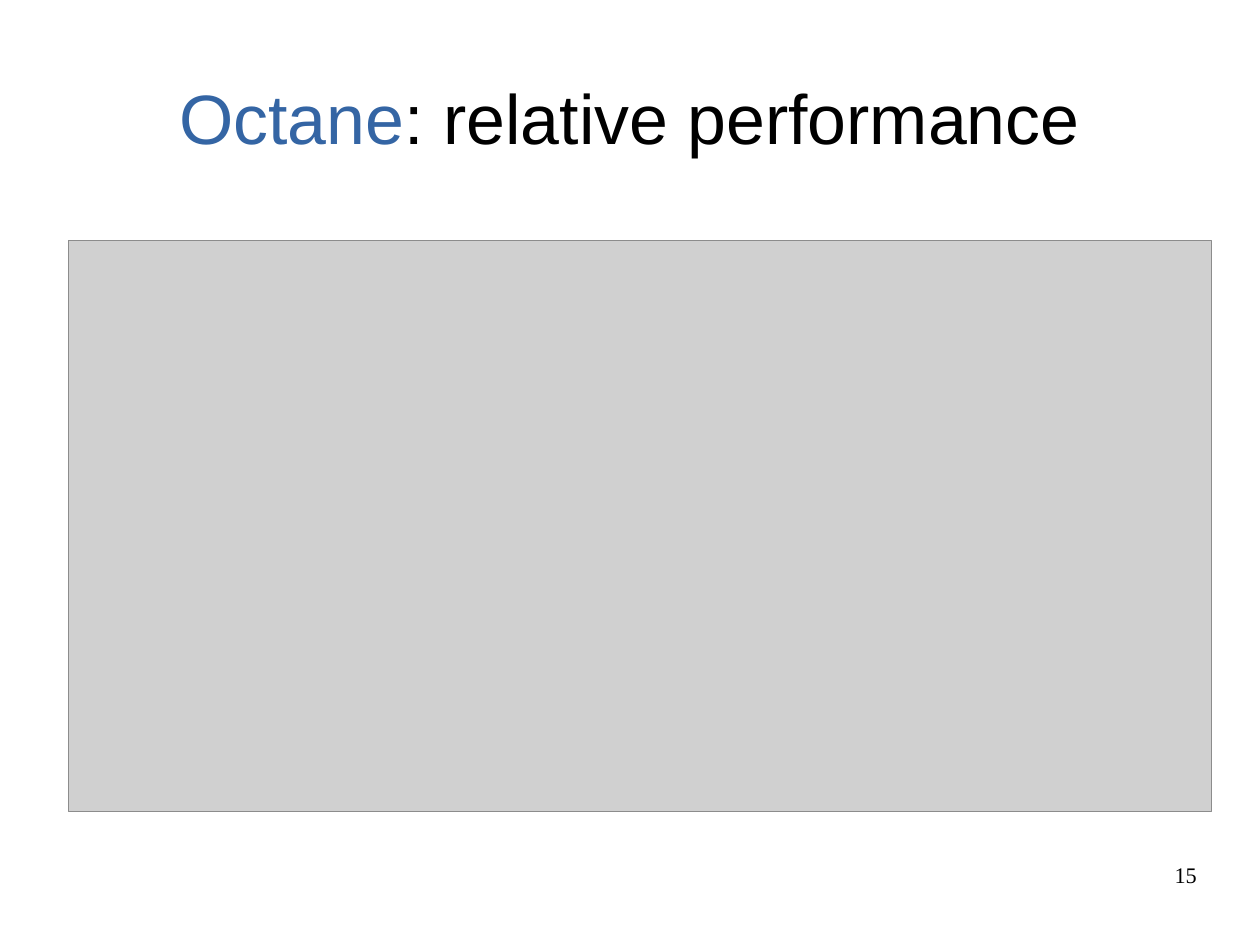
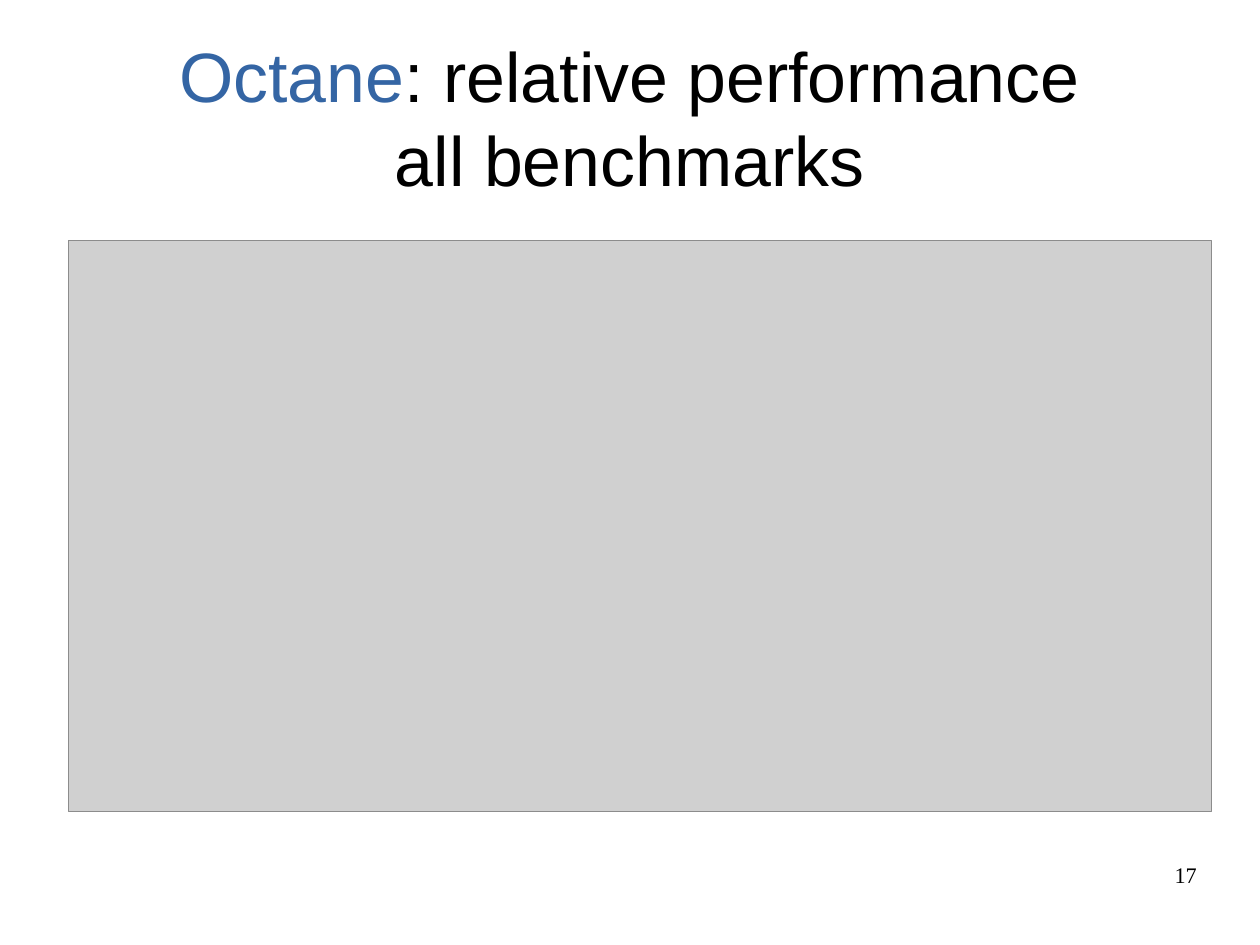
Before and after one commit to mohlerm/hotspot, a slide deck: slide 17 of presentation/profile_caching_mohlerm_presentation.odp (slide 15 before the commit). Drawn at 1260x945 pixels with LibreOffice and Linux fonts; fonts in the diff are those of the drawing; grey boxes stand for pictures. Boxes give left, top, right and bottom in pixels: in the first picture for what was removed or moved away, otherwise in the second. Text is boxed around its words. In the diff, an @@ line names an element or a change of style, - is before the commit and + after.

```diff
--- a/presentation/profile_caching_mohlerm_presentation.odp
+++ b/presentation/profile_caching_mohlerm_presentation.odp
@@ title at box(179, 51, 1080, 187): text changed @@
-Octane: relative performance
+Octane: relative performance
+all benchmarks
@@ page number at box(1175, 868, 1197, 883): text changed @@
-15
+17
```
Also in this commit, not shown: 3 other slides changed, 2 slides added, 3 other files.
